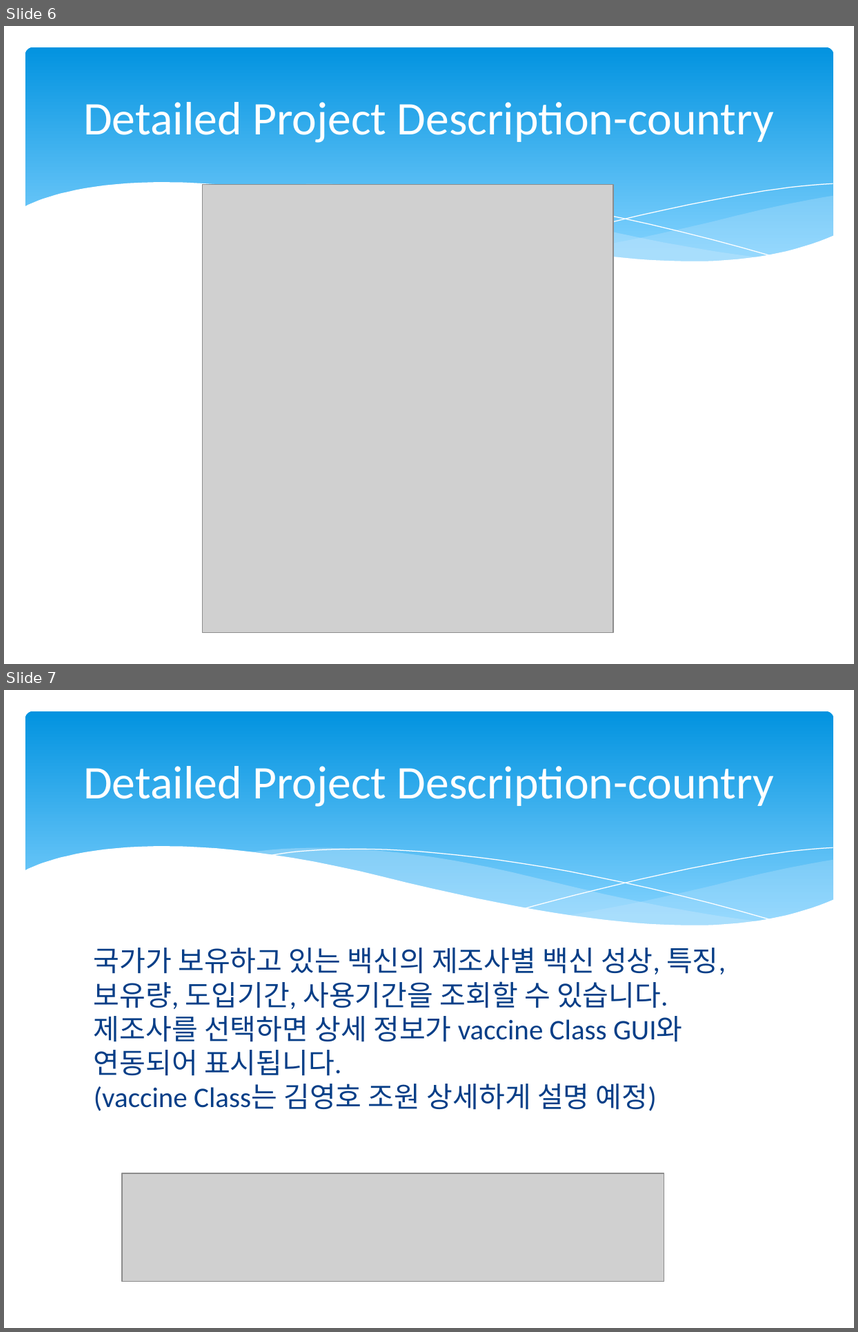
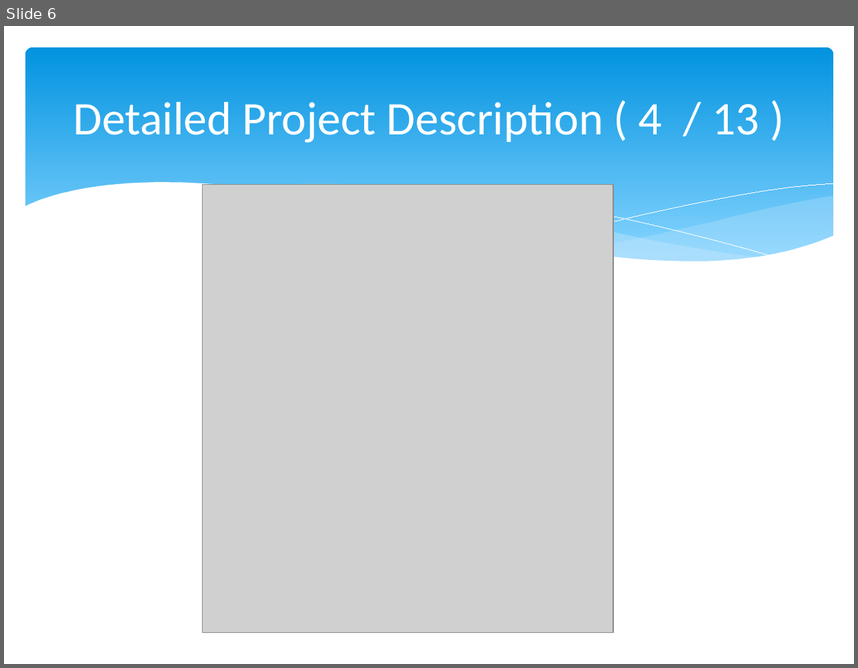
Before and after one commit to hankn01/VaccineCMSJavaSwing, a slide deck: team1Presentation.pptx. Shown one above the other, each under a label of ours: slides 6 and 7 before the commit, slide 6 after it. The pictures are 858x1332 and 858x668 pixels, drawn with LibreOffice and Linux fonts; fonts in the diff are those of the drawing; grey boxes stand for pictures. Boxes give left, top, right and bottom in pixels: in the first picture for what was removed or moved away, otherwise in the second. Text is boxed around its words. In the diff, an @@ line names an element or a change of style, - is before the commit and + after.

Commit message:
project done

```diff
--- a/team1Presentation.pptx
+++ b/team1Presentation.pptx
@@ slide 7 removed at (x1=4, y1=690, x2=854, y2=1328), background #FFFFFF; not listed: 6 template elements that a slide beside it also shows @@
@@ title removed at (x1=83, y1=766, x2=774, y2=807) @@
-Detailed Project Description-country
@@ text removed at (x1=94, y1=947, x2=726, y2=1111) @@
-국가가 보유하고 있는 백신의 제조사별 백신 성상, 특징, 보유량, 도입기간, 사용기간을 조회할 수 있습니다.
-제조사를 선택하면 상세 정보가 vaccine Class GUI와 연동되어 표시됩니다.
-(vaccine Class는 김영호 조원 상세하게 설명 예정)
@@ picture removed at (x1=122, y1=1173, x2=664, y2=1281) @@
@@ slide 6 changed as well @@
@@ rounded rectangle at (x1=25, y1=47, x2=833, y2=276): fill gradient #0293E0 to #81D2FE to gradient #0293E0 to #83D3FE @@
@@ title at (x1=73, y1=102, x2=760, y2=143): text changed @@
-Detailed Project Description-country
+Detailed Project Description ( 4 / 13 )
@@ freeform shape at (x1=267, y1=185, x2=775, y2=257): outline #FFFFFF 0.75 pt to #FFFFFF 0 pt @@
@@ freeform shape at (x1=525, y1=183, x2=833, y2=243): outline #FFFFFF 0.75 pt to #FFFFFF 0 pt @@
```
Also in this commit, not shown: 15 other slides changed, 2 slides added, 1 other slide removed.
